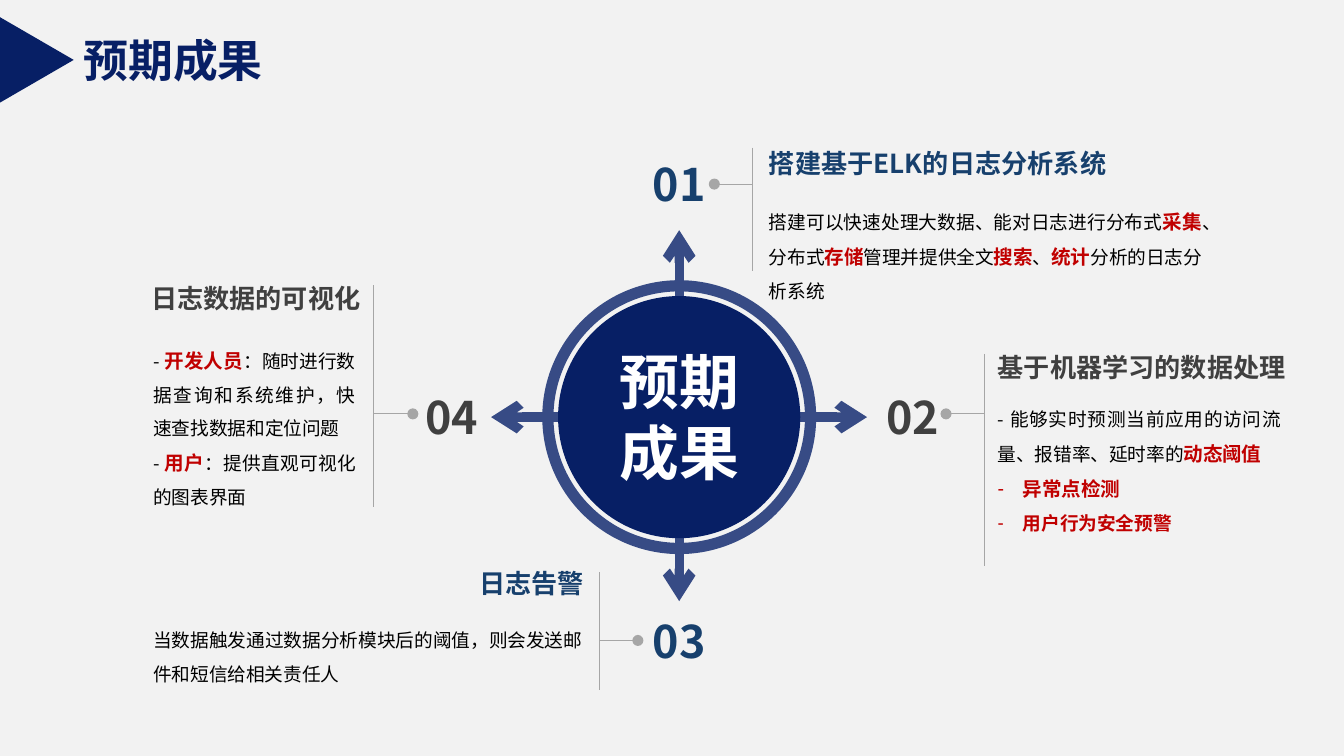
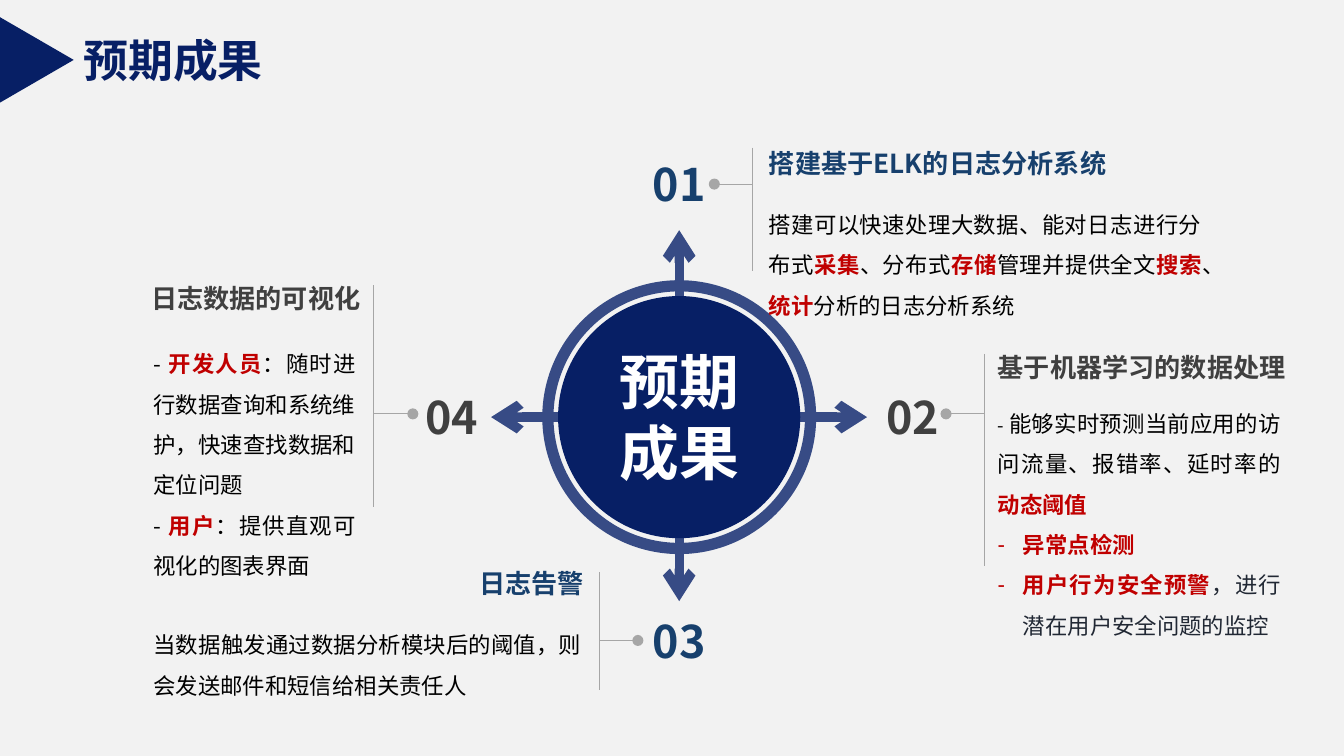
Before and after one commit to SmileWR/2019-, a slide deck: slide 11 of 开题答辩1118.pptx. Drawn at 1344x756 pixels with LibreOffice and Linux fonts; fonts in the diff are those of the drawing. Boxes give left, top, right and bottom in pixels: in the first picture for what was removed or moved away, otherwise in the second. Text is boxed around its words. In the diff, an @@ line names an element or a change of style, - is before the commit and + after.

```diff
--- a/开题答辩1118.pptx
+++ b/开题答辩1118.pptx
@@ text "搭建可以快速处理大数据、能对日志进行分布式采集、分布式存储管理并提供全文搜索、统计分析的日志分析系统" at [769, 214, 1225, 275]: size 10 to 12 pt, size 10.5 to 12 pt in "搭建可以快速处理大数据、能对日志进行分布式采集、分布式存储管理并提供全文搜索、统计分析的日志分析系统" @@
@@ text "- 开发人员：随时进行数据查询和系统维护，快速查找数据和定位问题" at [153, 353, 356, 576]: size 10 to 12 pt in "- 开发人员：随时进行数据查询和系统维护，快速查找数据和定位问题", "- 用户：提供直观可视化的图表界面"; size 10.5 to 12 pt in "开发人员：随时进行数据查询和系统维护，快速查找数据和定位问题", "用户：提供直观可视化的图表界面" @@
@@ text at [998, 413, 1281, 555]: size 10 to 12 pt in "能够实时预测当前应用的访问流量、报错率、延时率的动态阈值"; size 10.5 to 12 pt in "能够实时预测当前应用的访问流量、报错率、延时率的动态阈值", "异常点检测" @@
@@ text at [1023, 574, 1281, 636]: text changed; size 10 to 12 pt; text colour #C00000 to #212834; bold off @@
-– 用户行为安全预警
+– 用户行为安全预警，进行潜在用户安全问题的监控
@@ text "当数据触发通过数据分析模块后的阈值，则会发送邮件和短信给相关责任人" at [153, 634, 581, 696]: size 10 to 12 pt @@
```
Also in this commit, not shown: 5 other slides changed.
